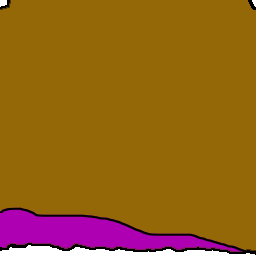
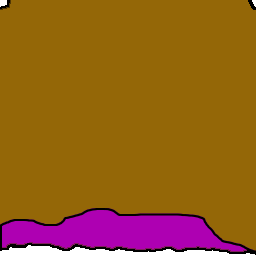
Comparing the layer stacks of the two (256, 256) images. Changes:
hid "N3XD Right" over [0, 207, 256, 252]
added layer "N3XD Right-New" above "N3XD Left-New" over [0, 207, 256, 252]
